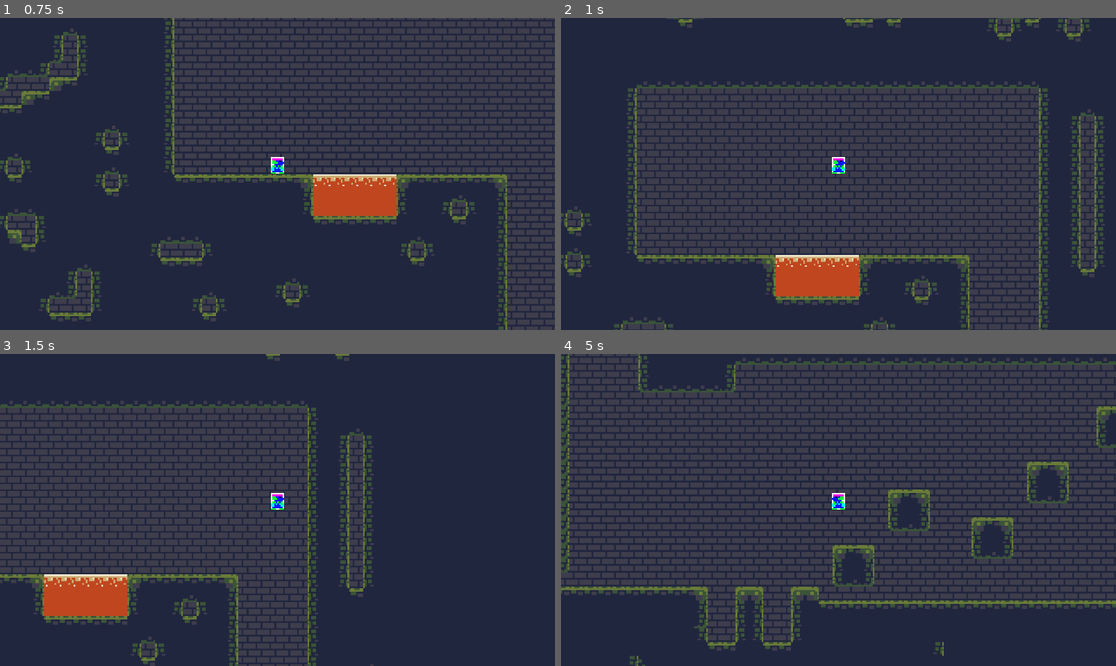
Above: before the commit, frames 1-4 (two rows, left to right).
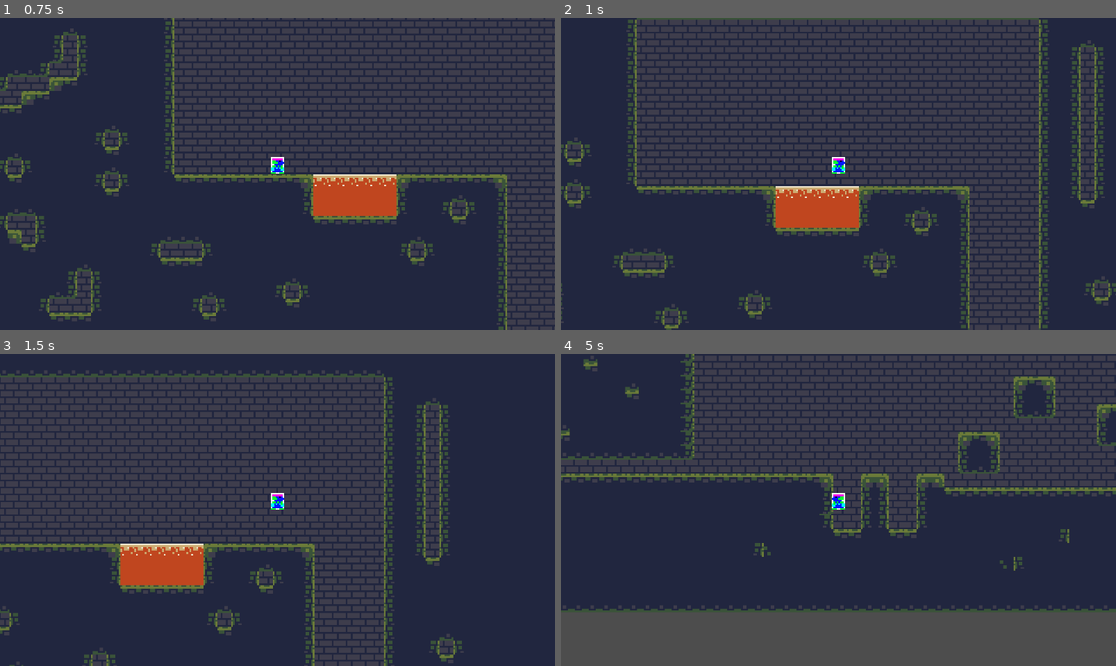
Above: after the commit, the same moments.

Repository: SonuTheNecro/You-Are-Your-Worst-Enemy
Game: Godot game, scene res://scenes/world.tscn
Two runs of this game, one before a commit and one after it. Both use one fixed random seed, a clock stepped at 60 frames per second and the inputs below.
Inputs:
- Up to frame 1 (0.75 s): tap Enter at 0.5 s; hold D (move_right) from 0.53 s (still down); tap S (slide) at 0.6 s
- Up to frame 2 (1 s): keep holding D (move_right); tap W (jump) at 0.77, 0.8 s
- Up to frame 3 (1.5 s): keep holding D (move_right); tap W (jump) at 1.07, 1.35 s
- Up to frame 4 (5 s): tap W (jump) at 1.52, 1.82, 2.3, 3.02, 3.32, 3.6, 3.77, 4.07, 4.52, 4.82 s; tap S (slide) at 1.55, 2.1, 2.85, 4.35 s; release D (move_right) at 2.03 s; hold A (move_left) 2.03-2.78 s; hold D (move_right) 2.78-4.28 s; hold A (move_left) from 4.28 s (still down)

Frame 1 is identical in both runs. In frame 2, 29% of the frame differs, in the area x 0-100%, y 0-100%; in frame 3, 36%; in frame 4, 58%.

Commit message:
refactor: Slide Timer

Diff:
--- a/scenes/player.tscn
+++ b/scenes/player.tscn
@@ -40,3 +40,6 @@
 [node name="Coyote_Timer" type="Timer" parent="."]
 wait_time = 0.15
 one_shot = true
+
+[node name="Slide_Timer" type="Timer" parent="."]
+one_shot = true
--- a/scripts/gd/player.gd
+++ b/scripts/gd/player.gd
@@ -67,6 +67,8 @@
 	if Input.is_action_just_pressed("slide") and not is_on_floor():
 		velocity.y = jump_power / 1.8 * -1
 		coyote_check = false
+	if Input.is_action_just_released("jump"):
+		self.velocity.y = 0
 # Handles Gravity
 func handle_gravity(delta):
 	if wall_slide_check:
@@ -82,12 +84,13 @@
 func slide():
 	var tile = get_parent().get_node("Tiles/Grass")
 	#print(tile.get_cell_tile_data(tile.local_to_map(tile.to_local(Vector2(global_position.x, global_position.y - 8)))),velocity.x)
-	if Input.is_action_just_pressed("slide") and is_on_floor():
+	if Input.is_action_just_pressed("slide") and is_on_floor() and $Slide_Timer.is_stopped():
 		self.velocity.x = input_dir.x * (speed * 2.5)
 		collision_shape.rotation_degrees = 90
 		collision_shape.position.y = -2
 		collision_shape.shape.set_radius(float(2))
 		collision_shape.shape.set_height(float(8))
+		$Slide_Timer.start()
 
 	if Input.is_action_just_released("slide") and is_on_floor() and tile.get_cell_tile_data(tile.local_to_map(tile.to_local(Vector2(global_position.x, global_position.y - 8)))) != null:
 		collision_shape.rotation_degrees = 90
